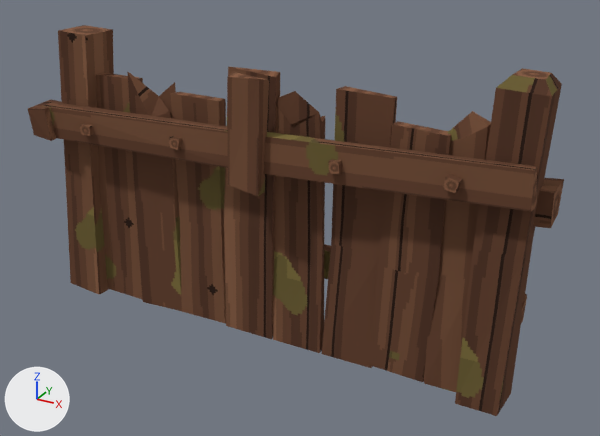
An edit to the Blender file output/anthill/models-v1/AN18-barricade/AN18_Barricade.blend, drawn before and after from the same camera.
Both versions are drawn from a 50 mm lens placed at (1.89, -3.31, 2.26), pointed at (0.08, -0.02, 0.61). The axes (+X, +Y, +Z) are drawn at lower left. The lights are the same throughout. The older version comes first.

The first picture shows 'AN18a_Props', 'AN18a_Wood'.
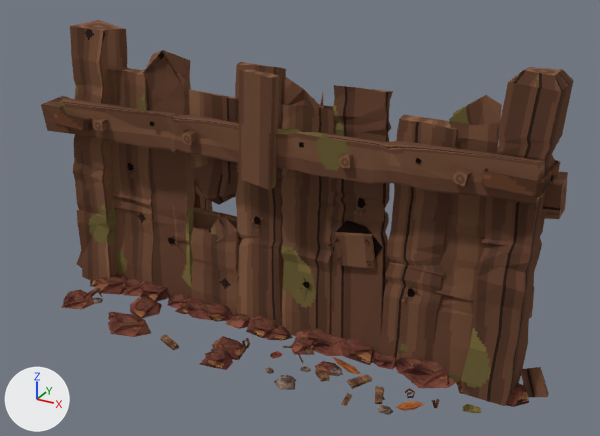
Patch to the scene script:
```diff
--- a/output/anthill/models-v1/AN18-barricade/AN18_Barricade.blend.py
+++ b/output/anthill/models-v1/AN18-barricade/AN18_Barricade.blend.py
@@ me_an18a_wood @@
-me_an18a_wood.from_pydata(...)  # 287 vertices, 192 faces; spans x -1.3..1.3, y -0.41..0.41, z 0.0..1.49
+me_an18a_wood.from_pydata(...)  # 2221 vertices, 2046 faces; spans x -1.38..1.38, y -0.32..0.48, z 0.0..1.49
+# me_an18a_wood part 1: the loose piece of 17 vertices spanning x -0.79..-0.52, y -0.23..-0.13, z 0.01..1.29 is rebuilt with 129 vertices and now spans x -0.79..-0.52, y -0.14..-0.01, z 0.01..1.38
+# me_an18a_wood part 2: the loose piece of 17 vertices spanning x 0.02..0.31, y -0.23..-0.11, z 0.01..1.3 is rebuilt with 145 vertices and now spans x 0.02..0.31, y -0.14..-0.03, z 0.01..1.33
+# me_an18a_wood part 3: the loose piece of 17 vertices spanning x 0.83..1.06, y -0.23..-0.12, z 0.02..1.31 is rebuilt with 145 vertices and now spans x 0.83..1.07, y -0.14..-0.03, z 0.02..1.37
+# me_an18a_wood part 4: the loose piece of 16 vertices spanning x 1.02..1.26, y -0.31..-0.02, z 0.01..1.49 is rebuilt with 136 vertices and now spans x 1.02..1.28, y -0.22..0.07, z 0.01..1.49
+# me_an18a_wood part 5: the loose piece of 12 vertices spanning x -1.07..-0.77, y -0.22..-0.1, z 0.01..1.24 is rebuilt with 128 vertices and now spans x -1.06..-0.76, y -0.14..-0.02, z 0.01..1.25
+# me_an18a_wood part 6: the loose piece of 12 vertices spanning x -1.23..1.26, y -0.36..-0.25, z 0.92..1.18 is rebuilt with 168 vertices and now spans x -1.22..1.27, y -0.28..-0.17, z 0.92..1.18
+# me_an18a_wood part 7: the loose piece of 12 vertices spanning x -0.24..0.05, y -0.22..-0.12, z 0.01..1.37 is rebuilt with 136 vertices and now spans x -0.24..0.04, y -0.14..-0.02, z 0.01..1.37
+# me_an18a_wood part 8: the loose piece of 12 vertices spanning x -1.22..1.23, y -0.11..-0.02, z 0.34..0.52 is rebuilt with 80 vertices and now spans x -1.21..1.24, y -0.03..0.07, z 0.35..0.52
+# me_an18a_wood part 9: the loose piece of 12 vertices spanning x 0.31..0.6, y -0.23..-0.09, z 0.01..1.33 is rebuilt with 128 vertices and now spans x 0.28..0.59, y -0.14..-0.02, z 0.01..1.32
+# me_an18a_wood part 10: the loose piece of 12 vertices spanning x -0.9..-0.65, y -0.06..0.41, z 0.03..1.09 is rebuilt with 80 vertices and now spans x -0.88..-0.65, y 0.02..0.48, z 0.04..1.09
+# me_an18a_wood part 11: the loose piece of 12 vertices spanning x 0.57..0.87, y -0.22..-0.13, z 0.02..1.22 is rebuilt with 144 vertices and now spans x 0.58..0.88, y -0.14..-0.05, z 0.02..1.23
+# me_an18a_wood part 12: the loose piece of 12 vertices spanning x -1.26..-1.0, y -0.29..-0.03, z 0.0..1.45 is rebuilt with 160 vertices and now spans x -1.25..-0.97, y -0.21..0.06, z 0.0..1.46
+# me_an18a_wood part 13: 8 loose pieces with 64 vertices, spanning x -0.96..0.99, y -0.38..0.01, z 0.39..1.11, are deleted
+# me_an18a_wood part 14: 20 vertices removed from x -0.54..0.1, y -0.41..-0.11, z 0.02..1.39; 350 vertices added at x -0.68..0.75, y -0.32..0.36, z 0.01..1.4
+# me_an18a_wood part 15: 8 vertices removed from x -1.3..-1.17, y -0.39..-0.23, z 0.92..1.09; 32 vertices added at x -1.29..-0.89, y -0.3..-0.14, z 0.92..1.08
+# me_an18a_wood part 16: 8 vertices removed from x 1.17..1.3, y -0.14..0.02, z 0.86..1.03; 32 vertices added at x 0.93..1.32, y -0.3..0.1, z 0.86..1.11
+# me_an18a_wood part 17: 34 vertices added at x -1.38..-0.89, y -0.13..-0.06, z 0.0..0.17
+# me_an18a_wood part 18: 34 vertices added at x 0.91..1.38, y -0.14..-0.04, z 0.0..0.17
+# other edits to the shape of me_an18a_wood do not show in these pictures
 me_an18a_wood.materials.append(mat_m_ant_wood)
@@ me_an18a_props @@
-me_an18a_props.from_pydata(...)  # 124 vertices, 31 faces; spans x -1.3..1.3, y -0.41..0.41, z 0.03..1.49
+me_an18a_props.from_pydata(...)  # 2501 vertices, 2124 faces; spans x -1.29..1.32, y -0.59..0.59, z 0.01..1.49
+# me_an18a_props part 19: 22 loose pieces with 88 vertices, spanning x -1.22..1.3, y -0.41..0.41, z 0.03..1.49, are deleted
+# me_an18a_props part 20: 35 vertices removed from x -1.3..1.26, y -0.39..0.07, z 0.85..1.45; 2500 vertices added at x -1.29..1.32, y -0.59..0.59, z 0.01..1.49
 me_an18a_props.materials.append(mat_m_ant_props)
```

Changed parts and their boxes [x1, y1, x2, y2] in the pictures (600 x 436 px):
'AN18a_Wood', reshaped: before [28, 30, 564, 416]; after [41, 26, 574, 406]
'AN18a_Props', reshaped (32% taller): before [45, 25, 564, 323]; after [53, 20, 568, 415]
part 1 of me_an18a_wood, rebuilt: before [127, 71, 182, 311]; after [143, 50, 195, 300]
part 2 of me_an18a_wood, rebuilt: before [273, 91, 325, 353]; after [281, 76, 336, 336]
part 3 of me_an18a_wood, rebuilt: before [424, 111, 491, 392]; after [432, 95, 502, 376]
part 4 of me_an18a_wood, rebuilt: before [455, 73, 562, 416]; after [461, 69, 574, 406]
part 5 of me_an18a_wood, rebuilt: before [96, 74, 143, 300]; after [108, 69, 154, 284]
part 6 of me_an18a_wood, rebuilt: before [42, 102, 537, 212]; after [55, 98, 544, 205]
part 7 of me_an18a_wood, rebuilt (9% narrower): before [224, 67, 280, 339]; after [235, 65, 286, 325]
part 8 of me_an18a_wood, rebuilt (mostly hidden): before [324, 244, 527, 308]; after [193, 207, 532, 295]
part 9 of me_an18a_wood, rebuilt (18% narrower): before [321, 89, 397, 368]; after [331, 85, 393, 353]
part 10 of me_an18a_wood, rebuilt (not visible before): after [193, 173, 213, 211]
part 11 of me_an18a_wood, rebuilt (6% shorter): before [369, 124, 451, 382]; after [378, 119, 458, 361]
part 12 of me_an18a_wood, rebuilt: before [58, 30, 114, 295]; after [70, 26, 127, 281]
part 13 of me_an18a_wood, deleted (mostly hidden): before [80, 124, 463, 193]
part 14 of me_an18a_wood, cut back: before [170, 77, 269, 323]; after [183, 70, 376, 316]
part 15 of me_an18a_wood, cut back: before [28, 100, 63, 141]; after [41, 96, 108, 133]
part 16 of me_an18a_wood, reshaped: before [533, 178, 564, 228]; after [456, 168, 568, 219]
part 17 of me_an18a_wood, added (mostly hidden): after [77, 251, 82, 268]
part 18 of me_an18a_wood, added (brown): after [447, 367, 549, 397]
part 19 of me_an18a_props, deleted: before [80, 66, 564, 323]
part 20 of me_an18a_props, reshaped: before [45, 25, 537, 211]; after [53, 20, 568, 415]
